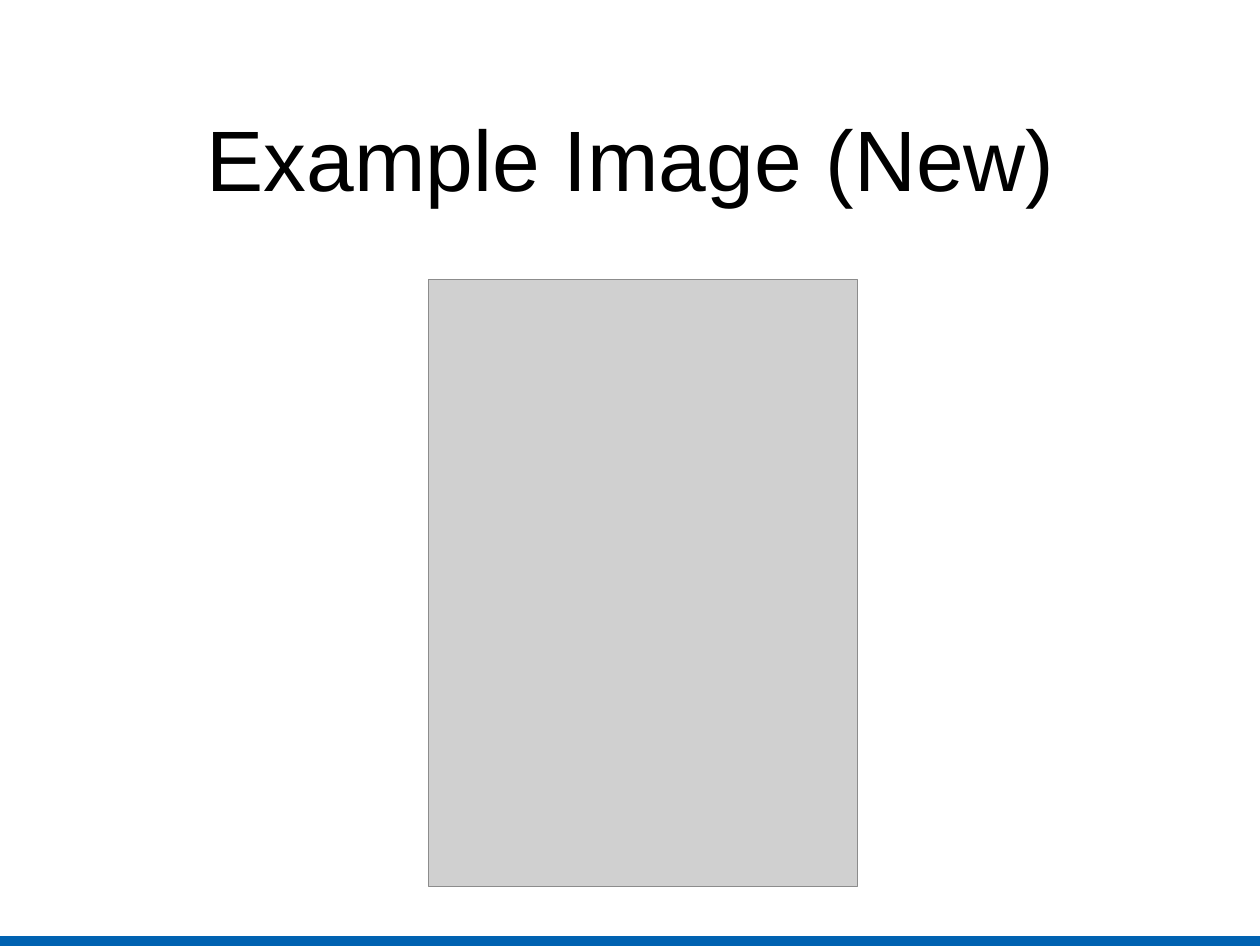
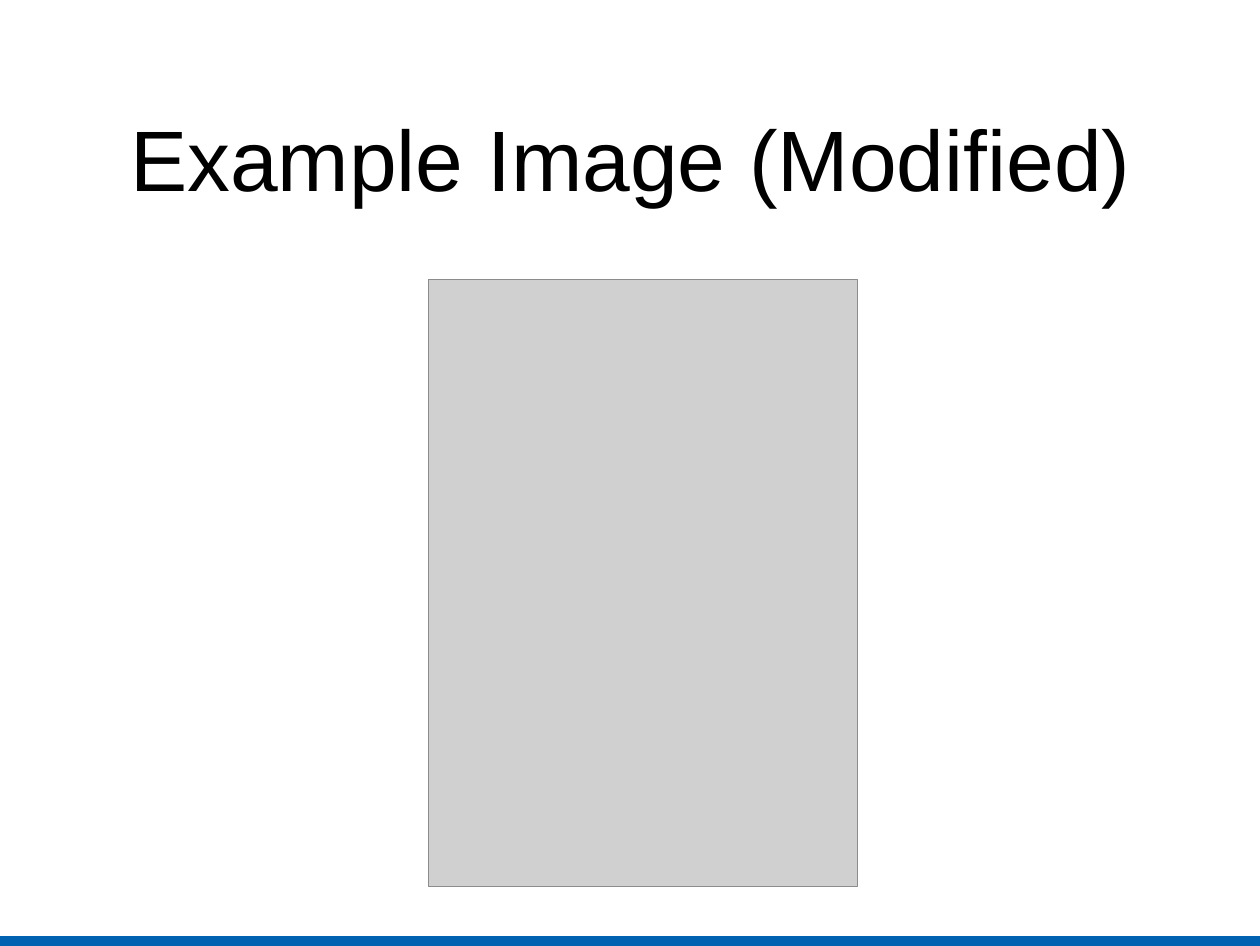
Before and after one commit to kratos12000/FastXMLDiff, a slide deck: slide 12 of Presentation/Slides.odp (slide 13 before the commit). Drawn at 1260x946 pixels with LibreOffice and Linux fonts; fonts in the diff are those of the drawing; grey boxes stand for pictures. Boxes give left, top, right and bottom in pixels: in the first picture for what was removed or moved away, otherwise in the second. Text is boxed around its words. In the diff, an @@ line names an element or a change of style, - is before the commit and + after.

```diff
--- a/Presentation/Slides.odp
+++ b/Presentation/Slides.odp
@@ title at bbox=[130, 129, 1130, 207]: text changed @@
-Example Image (New)
+Example Image (Modified)
```
Also in this commit, not shown: 4 other slides changed, 2 slides added, 2 slides removed.
